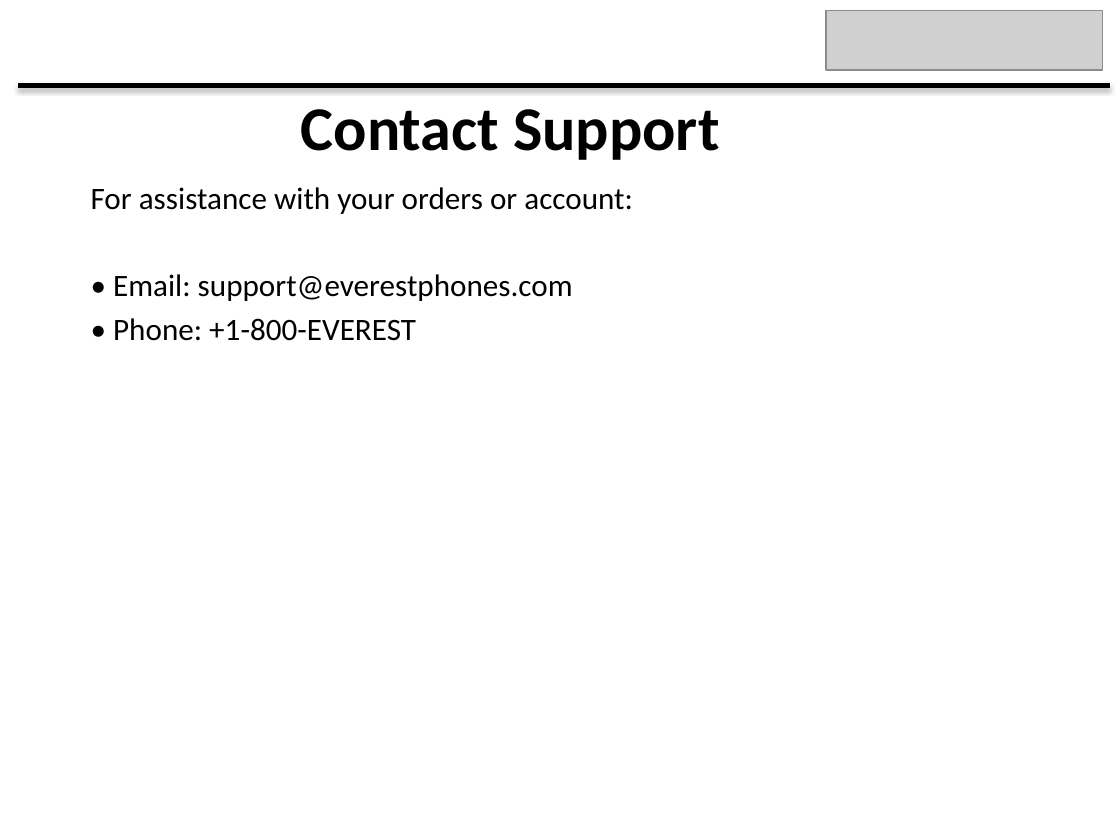
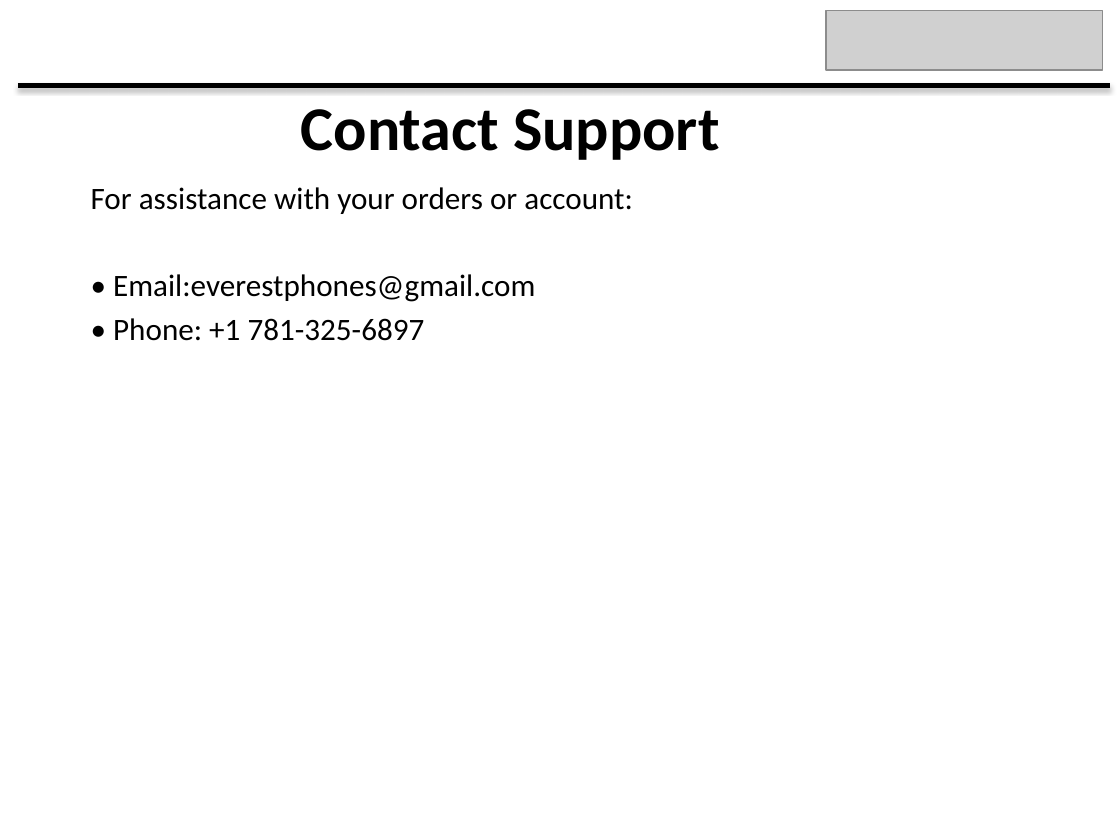
Before and after one commit to bidhan948/EP-PRESNETATION, a slide deck: slide 17 of Everest_Phones_Final_Presentation.pptx (slide 13 before the commit). Drawn at 1120x840 pixels with LibreOffice and Linux fonts; fonts in the diff are those of the drawing; grey boxes stand for pictures. Boxes give left, top, right and bottom in pixels: in the first picture for what was removed or moved away, otherwise in the second. Text is boxed around its words. In the diff, an @@ line names an element or a change of style, - is before the commit and + after.

```diff
--- a/Everest_Phones_Final_Presentation.pptx
+++ b/Everest_Phones_Final_Presentation.pptx
@@ text at bbox=[113, 274, 535, 341]: text changed @@
-• Email: support@everestphones.com
-• Phone: +1-800-EVEREST
+• Email:everestphones@gmail.com
+• Phone: +1 781-325-6897
```
Also in this commit, not shown: 4 slides added.
